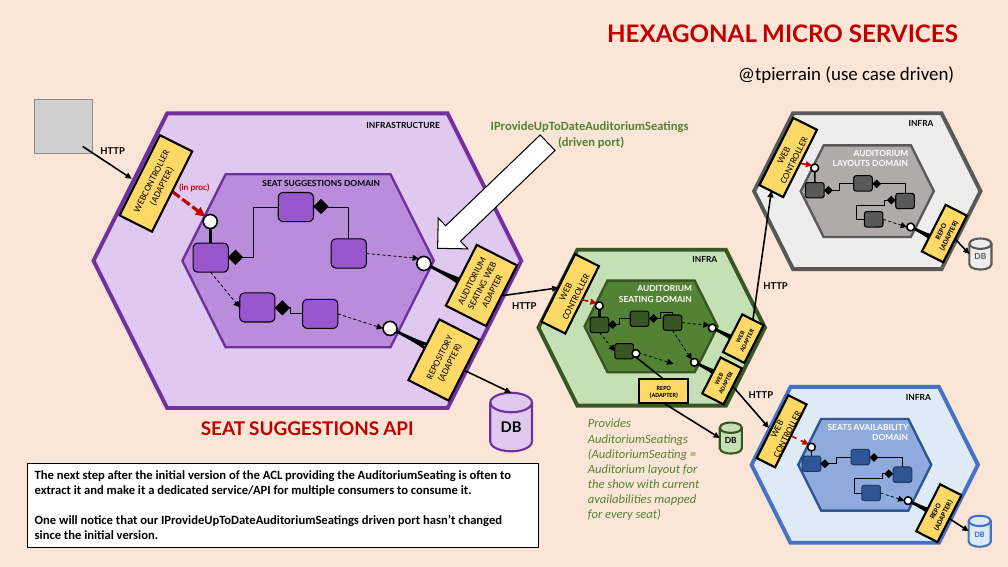
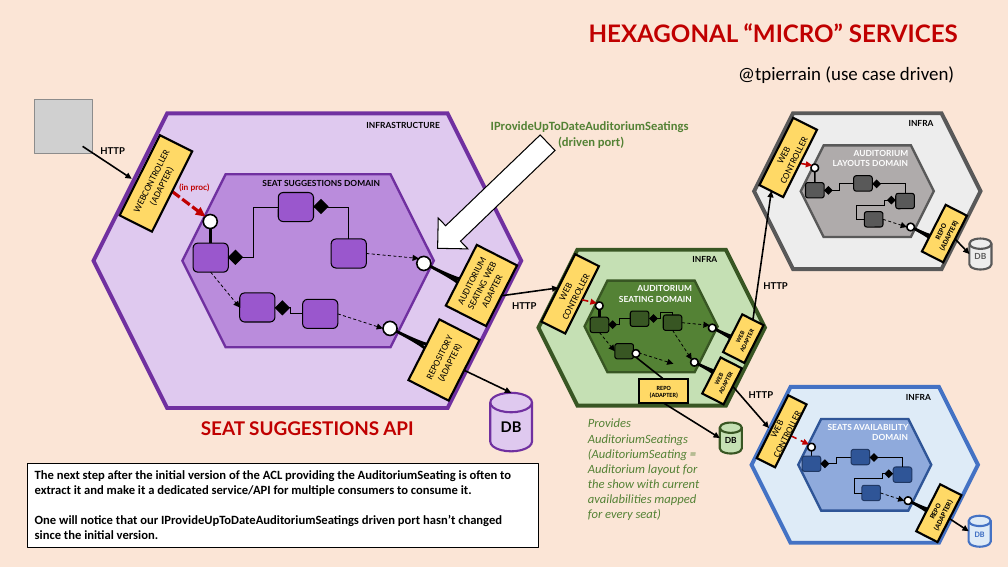
Before and after one commit to tpierrain/talk-hexagonal-and-beyond, a slide deck: slide 6 of HexagonalAndBeyond.pptx (slide 4 before the commit). Drawn at 1008x567 pixels with LibreOffice and Linux fonts; fonts in the diff are those of the drawing; grey boxes stand for pictures. Boxes give left, top, right and bottom in pixels: in the first picture for what was removed or moved away, otherwise in the second. Text is boxed around its words. In the diff, an @@ line names an element or a change of style, - is before the commit and + after.

```diff
--- a/HexagonalAndBeyond.pptx
+++ b/HexagonalAndBeyond.pptx
@@ text at (589,23,958,42): text changed @@
-HEXAGONAL MICRO SERVICES
+HEXAGONAL “MICRO” SERVICES
```
Also in this commit, not shown: 1 other slide changed, 2 slides added, 1 other file.
